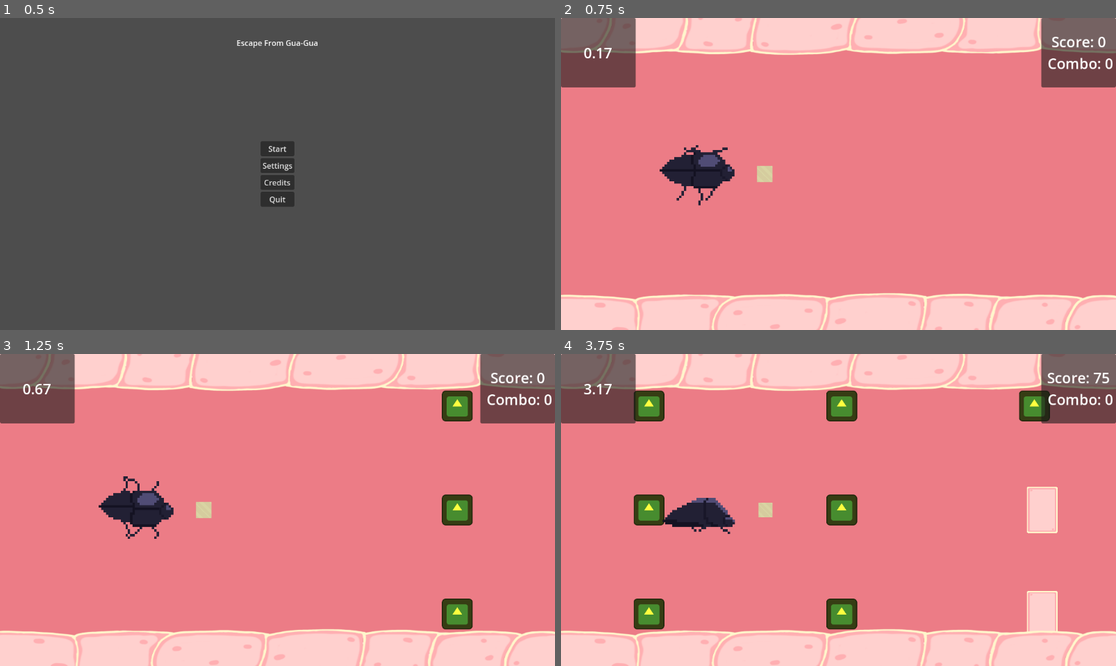
Above: before the commit, frames 1-4 (two rows, left to right).
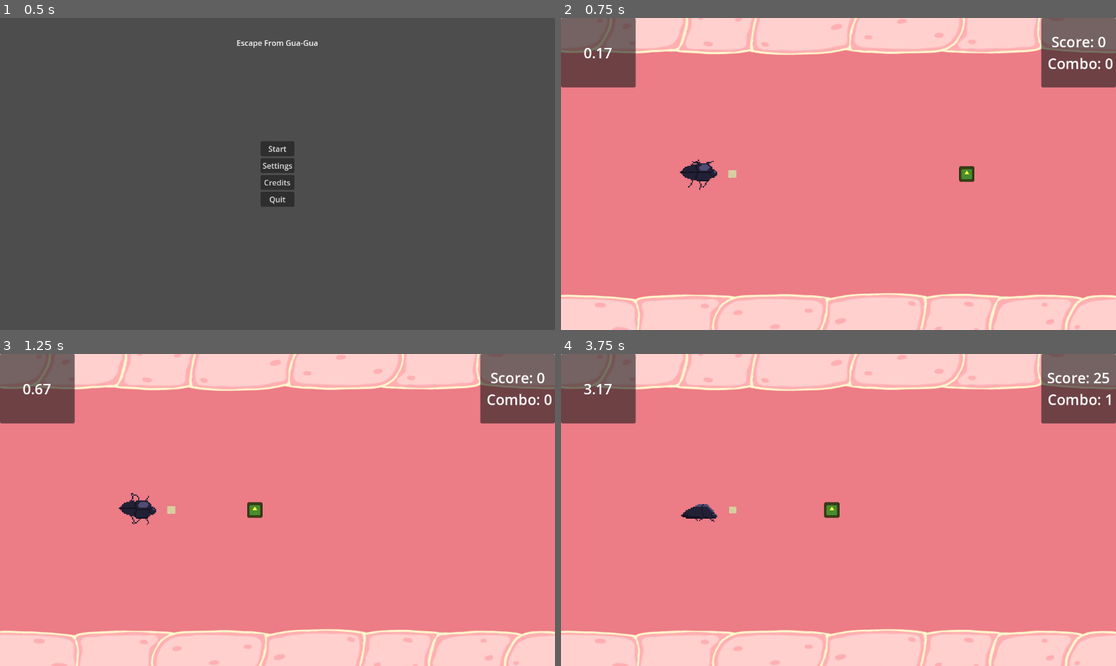
Above: after the commit, the same moments.

Repository: milnej/EscapeFromFrog
Game: Godot game, scene res://Scene/menu.tscn
Two runs of this game, one before a commit and one after it. Both use one fixed random seed, a clock stepped at 60 frames per second and the inputs below. The engine's default icon, where the game draws it, is replaced by a stand-in: a white triangle on a blue panel in a dark square.
Inputs:
- Up to frame 1 (0.5 s): no input
- Up to frame 2 (0.75 s): click "Start" at 0.5 s
- Up to frame 3 (1.25 s): no input
- Up to frame 4 (3.75 s): hold L (note_right) 1.28-2.03 s; tap Space (beetle_attack) every 0.75 s from 1.35 to 3.6 s; hold S (beetle_down) 2.03-2.78 s; hold L (note_right) 2.78-3.53 s; hold W (beetle_up) from 3.53 s (still down)

Frame 1 is identical in both runs. In frame 2, 1.3% of the frame differs, in the area x 17-91%, y 40-98%; in frame 3, 3.0%; in frame 4, 6.4%, in the area x 13-100%, y 6-98%.

Commit message:
beatmap is now timed off of audio stream instead of frame process

Diff:
--- a/Scene/acid.tscn
+++ b/Scene/acid.tscn
@@ -1,65 +1,39 @@
-[gd_scene load_steps=9 format=3 uid="uid://cgfrkai27nid3"]
+[gd_scene load_steps=6 format=3 uid="uid://cgfrkai27nid3"]
 
 [ext_resource type="Script" path="res://Scripts/acid.gd" id="1_rx3qk"]
-[ext_resource type="Texture2D" uid="uid://crl0qok4kgrnh" path="res://Resources/Sprites/acid_spritesheet.png" id="2_ei2wn"]
-
-[sub_resource type="AtlasTexture" id="AtlasTexture_27a3m"]
-atlas = ExtResource("2_ei2wn")
-region = Rect2(0, 0, 64, 64)
-
-[sub_resource type="AtlasTexture" id="AtlasTexture_y74wl"]
-atlas = ExtResource("2_ei2wn")
-region = Rect2(64, 0, 64, 64)
-
-[sub_resource type="AtlasTexture" id="AtlasTexture_ycphs"]
-atlas = ExtResource("2_ei2wn")
-region = Rect2(128, 0, 64, 64)
-
-[sub_resource type="AtlasTexture" id="AtlasTexture_fgw08"]
-atlas = ExtResource("2_ei2wn")
-region = Rect2(192, 0, 64, 64)
-
-[sub_resource type="SpriteFrames" id="SpriteFrames_ixium"]
-animations = [{
-"frames": [{
-"duration": 1.0,
-"texture": SubResource("AtlasTexture_27a3m")
-}, {
-"duration": 1.0,
-"texture": SubResource("AtlasTexture_y74wl")
-}, {
-"duration": 1.0,
-"texture": SubResource("AtlasTexture_ycphs")
-}, {
-"duration": 1.0,
-"texture": SubResource("AtlasTexture_fgw08")
-}],
-"loop": true,
-"name": &"default",
-"speed": 5.0
-}]
+[ext_resource type="Texture2D" uid="uid://bpmmbsww0mksg" path="res://Resources/Sprites/acidbubble.png" id="2_40raq"]
 
 [sub_resource type="RectangleShape2D" id="RectangleShape2D_yf74h"]
-size = Vector2(128, 128)
+size = Vector2(96, 64)
+
+[sub_resource type="RectangleShape2D" id="RectangleShape2D_1y4hh"]
+size = Vector2(384, 192)
+
+[sub_resource type="RectangleShape2D" id="RectangleShape2D_dgiao"]
+size = Vector2(128, 64)
 
 [node name="Note2" type="Node2D"]
 script = ExtResource("1_rx3qk")
 points_value = 0
 
-[node name="AnimatedSprite2D" type="AnimatedSprite2D" parent="."]
+[node name="Sprite2D" type="Sprite2D" parent="."]
+modulate = Color(0, 1, 0, 1)
 texture_filter = 1
-scale = Vector2(1.84375, 1.84375)
-sprite_frames = SubResource("SpriteFrames_ixium")
-autoplay = "default"
-frame_progress = 0.890647
-speed_scale = 0.8
+texture = ExtResource("2_40raq")
 
-[node name="Area2D" type="Area2D" parent="AnimatedSprite2D"]
+[node name="Area2D" type="Area2D" parent="Sprite2D"]
 collision_layer = 2
 
-[node name="CollisionShape2D" type="CollisionShape2D" parent="AnimatedSprite2D/Area2D"]
+[node name="Perfect" type="CollisionShape2D" parent="Sprite2D/Area2D"]
 scale = Vector2(0.5, 0.5)
 shape = SubResource("RectangleShape2D_yf74h")
 
-[connection signal="area_entered" from="AnimatedSprite2D/Area2D" to="." method="_on_area_2d_area_entered"]
-[connection signal="area_exited" from="AnimatedSprite2D/Area2D" to="." method="_on_area_2d_area_exited"]
+[node name="Nice" type="CollisionShape2D" parent="Sprite2D/Area2D"]
+scale = Vector2(0.25, 0.25)
+shape = SubResource("RectangleShape2D_1y4hh")
+
+[node name="Okay" type="CollisionShape2D" parent="Sprite2D/Area2D"]
+shape = SubResource("RectangleShape2D_dgiao")
+
+[connection signal="area_entered" from="Sprite2D/Area2D" to="." method="_on_area_2d_area_entered"]
+[connection signal="area_exited" from="Sprite2D/Area2D" to="." method="_on_area_2d_area_exited"]
--- a/beetle.tscn
+++ b/Scene/beetle.tscn
@@ -1,6 +1,6 @@
 [gd_scene load_steps=6 format=3 uid="uid://bnsw6alv42ln3"]
 
-[ext_resource type="Script" path="res://Scene/Beetle.gd" id="1_ioo8f"]
+[ext_resource type="Script" path="res://Scripts/Beetle.gd" id="1_ioo8f"]
 [ext_resource type="Texture2D" uid="uid://c2agobqvkvly2" path="res://Resources/Sprites/Blue.png" id="2_klk8e"]
 [ext_resource type="Texture2D" uid="uid://bro6wr6ndejh7" path="res://Resources/Background/Yellow.png" id="3_h04vd"]
 
@@ -28,7 +28,6 @@
 
 [node name="CollisionShape2D" type="CollisionShape2D" parent="HurtBox"]
 position = Vector2(27, 0)
-scale = Vector2(1, 1)
 shape = SubResource("RectangleShape2D_eu4gk")
 
 [node name="Sprite2D" type="Sprite2D" parent="HurtBox/CollisionShape2D"]
--- a/Scene/beetle_trapped.tscn
+++ b/Scene/beetle_trapped.tscn
@@ -1,26 +1,39 @@
-[gd_scene load_steps=4 format=3 uid="uid://ge7urkjs6jv7"]
+[gd_scene load_steps=6 format=3 uid="uid://bpqdwakl4j5m1"]
 
 [ext_resource type="Script" path="res://Scripts/unbreakable_flesh.gd" id="1_q5tcs"]
-[ext_resource type="Texture2D" uid="uid://mia6c7q5fh12" path="res://Resources/Sprites/trapped_beetle.png" id="2_rqiyy"]
+[ext_resource type="Texture2D" uid="uid://bs6r4ygmfwj0x" path="res://icon.svg" id="2_xxukw"]
 
-[sub_resource type="RectangleShape2D" id="RectangleShape2D_yf74h"]
-size = Vector2(128, 128)
+[sub_resource type="RectangleShape2D" id="RectangleShape2D_hf2fx"]
+size = Vector2(96, 64)
+
+[sub_resource type="RectangleShape2D" id="RectangleShape2D_buwt3"]
+size = Vector2(384, 192)
+
+[sub_resource type="RectangleShape2D" id="RectangleShape2D_j0srf"]
+size = Vector2(128, 64)
 
 [node name="Note2" type="Node2D"]
 script = ExtResource("1_q5tcs")
 
-[node name="Area2D" type="Area2D" parent="."]
+[node name="Sprite2D" type="Sprite2D" parent="."]
+modulate = Color(1, 1, 0.247059, 1)
 position = Vector2(-32, 0)
 scale = Vector2(0.5, 0.5)
+texture = ExtResource("2_xxukw")
+
+[node name="Area2D" type="Area2D" parent="Sprite2D"]
 collision_layer = 2
 
-[node name="CollisionShape2D" type="CollisionShape2D" parent="Area2D"]
-shape = SubResource("RectangleShape2D_yf74h")
+[node name="Perfect" type="CollisionShape2D" parent="Sprite2D/Area2D"]
+scale = Vector2(0.5, 0.5)
+shape = SubResource("RectangleShape2D_hf2fx")
 
-[node name="Sprite2D" type="Sprite2D" parent="."]
-modulate = Color(1, 1, 0.247059, 1)
-position = Vector2(-32, 9.53674e-07)
-texture = ExtResource("2_rqiyy")
+[node name="Nice" type="CollisionShape2D" parent="Sprite2D/Area2D"]
+scale = Vector2(0.25, 0.25)
+shape = SubResource("RectangleShape2D_buwt3")
 
-[connection signal="area_entered" from="Area2D" to="." method="_on_area_2d_area_entered"]
-[connection signal="area_exited" from="Area2D" to="." method="_on_area_2d_area_exited"]
+[node name="Okay" type="CollisionShape2D" parent="Sprite2D/Area2D"]
+shape = SubResource("RectangleShape2D_j0srf")
+
+[connection signal="area_entered" from="Sprite2D/Area2D" to="." method="_on_area_2d_area_entered"]
+[connection signal="area_exited" from="Sprite2D/Area2D" to="." method="_on_area_2d_area_exited"]
--- a/game.tscn
+++ b/Scene/game.tscn
@@ -1,8 +1,8 @@
 [gd_scene load_steps=4 format=3 uid="uid://d8ki8ithukm8"]
 
-[ext_resource type="PackedScene" uid="uid://be3odupd3c40n" path="res://road.tscn" id="1_g0fle"]
-[ext_resource type="AudioStream" uid="uid://dscgekfsiivcj" path="res://Resources/Music/198bpm_4-4_GwaGwasSillyLittleStomach_ForReallyRealThisTimeTM.wav" id="3_iyhct"]
-[ext_resource type="Script" path="res://Manager.gd" id="4_b4uh3"]
+[ext_resource type="PackedScene" uid="uid://be3odupd3c40n" path="res://Scene/road.tscn" id="1_g0fle"]
+[ext_resource type="AudioStream" uid="uid://dscgekfsiivcj" path="res://Resources/Music/198bpm_91M4-4_GwaGwasSillyLittleStomach_ForReallyRealThisTimeTM.wav" id="3_iyhct"]
+[ext_resource type="Script" path="res://Scripts/Manager.gd" id="4_b4uh3"]
 
 [node name="Game" type="Node2D"]
 
--- a/Scene/guts.tscn
+++ b/Scene/guts.tscn
@@ -1,18 +1,17 @@
-[gd_scene load_steps=35 format=3 uid="uid://dm4fl00uijsbt"]
-
-[ext_resource type="PackedScene" path="res://guts_manager.tscn" id="1_hg52k"]
-[ext_resource type="PackedScene" uid="uid://be3odupd3c40n" path="res://road.tscn" id="2_b2kmn"]
+[gd_scene load_steps=34 format=3 uid="uid://dm4fl00uijsbt"]
+
+[ext_resource type="PackedScene" uid="uid://bgttcuwen5s12" path="res://Scene/guts_manager.tscn" id="1_hg52k"]
+[ext_resource type="PackedScene" uid="uid://be3odupd3c40n" path="res://Scene/road.tscn" id="2_b2kmn"]
 [ext_resource type="Texture2D" uid="uid://c2agobqvkvly2" path="res://Resources/Sprites/Blue.png" id="2_m43vk"]
-[ext_resource type="Script" path="res://Scene/Beetle.gd" id="2_vfcls"]
+[ext_resource type="Script" path="res://Scripts/Beetle.gd" id="2_vfcls"]
 [ext_resource type="Texture2D" uid="uid://0awxgmypcl67" path="res://Resources/Sprites/beetle_run.png" id="3_rg1yr"]
 [ext_resource type="Texture2D" uid="uid://bro6wr6ndejh7" path="res://Resources/Background/Yellow.png" id="4_cygtt"]
 [ext_resource type="Texture2D" uid="uid://dpwopr0ax5tg7" path="res://Resources/Animations/beetle_attack.png" id="4_oc8cn"]
 [ext_resource type="Texture2D" uid="uid://dcewyxro0t48i" path="res://Resources/Animations/beetle_back_wall_walk.png" id="5_ix82o"]
-[ext_resource type="Script" path="res://Scene/BeetleNotePicker.gd" id="6_rirdj"]
-[ext_resource type="AudioStream" uid="uid://dscgekfsiivcj" path="res://Resources/Music/198bpm_4-4_GwaGwasSillyLittleStomach_ForReallyRealThisTimeTM.wav" id="8_2ks02"]
+[ext_resource type="Script" path="res://Scripts/BeetleNotePicker.gd" id="6_rirdj"]
 [ext_resource type="Texture2D" uid="uid://c60nxtpbnxm0r" path="res://Resources/Background/top_bottom.png" id="9_2fyvu"]
 [ext_resource type="AudioStream" uid="uid://vkqh2wssp7cw" path="res://Resources/Sound Effects/SCJ24Frog_SFX_Note Collection.wav" id="10_h6cyb"]
-[ext_resource type="Script" path="res://Scene/NoteCollectionPlayer.gd" id="11_wqek8"]
+[ext_resource type="Script" path="res://Scripts/NoteCollectionPlayer.gd" id="11_wqek8"]
 
 [sub_resource type="AtlasTexture" id="AtlasTexture_gttr6"]
 atlas = ExtResource("4_oc8cn")
@@ -244,7 +243,6 @@
 
 [node name="HurtBoxCollider" type="CollisionShape2D" parent="Beetle/BeetleNotePicker/HurtBox"]
 position = Vector2(27, 0)
-scale = Vector2(1, 1)
 shape = SubResource("RectangleShape2D_xnirx")
 
 [node name="Sprite2D" type="Sprite2D" parent="Beetle/BeetleNotePicker/HurtBox/HurtBoxCollider"]
@@ -256,18 +254,12 @@
 [node name="Background" type="Sprite2D" parent="."]
 unique_name_in_owner = true
 z_as_relative = false
-position = Vector2(575.2, 324)
-scale = Vector2(1.12656, 0.84375)
+position = Vector2(-0.399944, -7.99994)
+scale = Vector2(2.25078, 1.6875)
 texture = ExtResource("9_2fyvu")
 
 [node name="Camera2D" type="Camera2D" parent="."]
-scale = Vector2(1.54995, 3.13191)
-
-[node name="MusicPlayer" type="AudioStreamPlayer" parent="."]
-stream = ExtResource("8_2ks02")
-volume_db = -6.0
-autoplay = true
-bus = &"Music"
+zoom = Vector2(0.5, 0.5)
 
 [node name="SFXPlayer" type="AudioStreamPlayer" parent="."]
 stream = ExtResource("10_h6cyb")
--- a/guts_manager.tscn
+++ b/Scene/guts_manager.tscn
@@ -1,6 +1,6 @@
 [gd_scene load_steps=2 format=3 uid="uid://bgttcuwen5s12"]
 
-[ext_resource type="Script" path="res://GutsManager.gd" id="1_etpkb"]
+[ext_resource type="Script" path="res://Scripts/GutsManager.gd" id="1_etpkb"]
 
 [node name="GutsManager" type="Node"]
 script = ExtResource("1_etpkb")
--- a/road.tscn
+++ b/Scene/road.tscn
@@ -1,8 +1,9 @@
-[gd_scene load_steps=4 format=3 uid="uid://be3odupd3c40n"]
+[gd_scene load_steps=5 format=3 uid="uid://be3odupd3c40n"]
 
-[ext_resource type="Script" path="res://road.gd" id="1_6cq6f"]
-[ext_resource type="PackedScene" uid="uid://clg447qeer1wv" path="res://note_picker.tscn" id="2_01g0b"]
+[ext_resource type="Script" path="res://Scripts/road.gd" id="1_6cq6f"]
+[ext_resource type="PackedScene" uid="uid://clg447qeer1wv" path="res://Scene/note_picker.tscn" id="2_01g0b"]
 [ext_resource type="Texture2D" uid="uid://cx6s8571167nb" path="res://Resources/Sprites/barrier.png" id="2_h0bfu"]
+[ext_resource type="AudioStream" uid="uid://dscgekfsiivcj" path="res://Resources/Music/198bpm_91M4-4_GwaGwasSillyLittleStomach_ForReallyRealThisTimeTM.wav" id="4_kc6k5"]
 
 [node name="Road" type="Node2D"]
 script = ExtResource("1_6cq6f")
@@ -15,12 +16,12 @@
 texture = ExtResource("2_h0bfu")
 
 [node name="NotePickerLeft" parent="." instance=ExtResource("2_01g0b")]
-position = Vector2(-96, 104)
+position = Vector2(-159, 104)
 metadata/_edit_group_ = true
 
 [node name="NotePickerMiddle" parent="." instance=ExtResource("2_01g0b")]
 modulate = Color(0.25098, 1, 1, 1)
-position = Vector2(-96, 288)
+position = Vector2(-159, 288)
 note_number = 1
 metadata/_edit_group_ = true
 
@@ -28,7 +29,7 @@
 modulate = Color(0.121569, 0.494118, 0.501961, 1)
 
 [node name="NotePickerRight" parent="." instance=ExtResource("2_01g0b")]
-position = Vector2(-97, 479)
+position = Vector2(-160, 479)
 scale = Vector2(1.00296, 1.02475)
 note_number = 2
 metadata/_edit_group_ = true
@@ -39,6 +40,9 @@
 [node name="NoteConductor" type="Node2D" parent="."]
 position = Vector2(864, 288)
 
+[node name="AudioStreamPlayer" type="AudioStreamPlayer" parent="."]
+stream = ExtResource("4_kc6k5")
+
 [editable path="NotePickerLeft"]
 [editable path="NotePickerMiddle"]
 [editable path="NotePickerRight"]
--- a/Scene/settings.tscn
+++ b/Scene/settings.tscn
@@ -1,6 +1,6 @@
 [gd_scene load_steps=2 format=3 uid="uid://couokif385oo0"]
 
-[ext_resource type="Script" path="res://Scene/volume_settings.gd" id="1_jwoqu"]
+[ext_resource type="Script" path="res://Scripts/volume_settings.gd" id="1_gmxfm"]
 
 [node name="Settings" type="Control" node_paths=PackedStringArray("master_slider", "music_slider", "sfx_slider")]
 layout_mode = 3
@@ -9,7 +9,7 @@
 anchor_bottom = 1.0
 grow_horizontal = 2
 grow_vertical = 2
-script = ExtResource("1_jwoqu")
+script = ExtResource("1_gmxfm")
 master_slider = NodePath("VBoxContainer/MasterSlider")
 music_slider = NodePath("VBoxContainer/MusicSlider")
 sfx_slider = NodePath("VBoxContainer/SFXSlider")
--- a/GutsManager.gd
+++ b/Scripts/GutsManager.gd
@@ -13,7 +13,7 @@
 
 func _ready() -> void:
 	var cam_center = camera_2d.get_screen_center_position()
-	var horizontal_position = cam_center.x - get_viewport().size.x/4
+	var horizontal_position = cam_center.x - (get_viewport().size.x/4 * 2)
 	var vertical_position_increments = get_viewport().size.y/3
 	GlobalVars.vertical_position_increments = vertical_position_increments
 	GlobalVars.top_beetle_pos = Vector2(horizontal_position, cam_center.y - vertical_position_increments)
@@ -23,7 +23,7 @@
 	var middle_beetle_hurtbox_desired_position = GlobalVars.middle_beetle_pos + beetle_hurtbox_offset
 	var middle_note_picker_position := road.find_child("NotePickerMiddle").global_position as Vector2
 	var reposition_vector = middle_beetle_hurtbox_desired_position - middle_note_picker_position
-	road.global_position += reposition_vector
+	road.global_position += reposition_vector + Vector2(80, 0)
 	background.position = camera_2d.position
 	for child in road.get_children():
 		if child is Note_Picker:
--- a/road.gd
+++ b/Scripts/road.gd
@@ -1,16 +1,20 @@
 extends Node2D
 
 @onready var note_conductor = $NoteConductor
-var note_scene = preload("res://note.tscn")
+var note_scene = preload("res://Scene/note.tscn")
 var breakable_flesh = preload("res://Scene/breakable_flesh.tscn")
 var unbreakable_flesh = preload("res://Scene/unbreakable_flesh.tscn")
 var acid = preload("res://Scene/acid.tscn")
 var beetle_trapped = preload("res://Scene/beetle_trapped.tscn")
 
 var row_count = 0
-var beat_map_file_name = "res://BeatMaps/beatMap1.txt"
+var beat_map_file_name = "res://BeatMaps/easy.txt"
 var note_move_speed
 var bpm
+
+var time_begin
+var time_delay
+var time_last_frame = 0
 
 const DIST_BETWEEN_NOTES = 400
 
@@ -34,6 +38,9 @@
 	note_move_speed = note_length/beat_in_seconds
 
 func _ready():
+	time_begin = Time.get_ticks_usec()
+	time_delay = AudioServer.get_time_to_next_mix() + AudioServer.get_output_latency()
+	$AudioStreamPlayer.play()
 
 	var beat_map = parse_beat_map(beat_map_file_name)
 
@@ -43,7 +50,19 @@
 		add_row(beat_map[i])
 
 func _process(delta):
-	note_conductor.position += Vector2(-note_move_speed*delta, 0)
+	# Obtain from ticks.
+	var current_songtime = (Time.get_ticks_usec() - time_begin) / 1000000.0
+	# Compensate for latency.
+	current_songtime -= time_delay
+	# May be below 0 (did not begin yet).
+	current_songtime = max(0, current_songtime)
+	#print("Time is: ", time)
+
+	var delta_songtime = time_last_frame - current_songtime
+
+	note_conductor.position += Vector2(-note_move_speed * -delta_songtime, 0)
+
+	time_last_frame = current_songtime
 
 func add_row(row):
 	for i in range(len(row)):
--- a/project.godot
+++ b/project.godot
@@ -17,9 +17,9 @@
 
 [autoload]
 
-SignalBus="*res://signal_bus.gd"
+SignalBus="*res://Scripts/signal_bus.gd"
 Leaderboard="*res://Scripts/leaderboard.gd"
-GlobalVars="*res://global_vars.gd"
+GlobalVars="*res://Scripts/global_vars.gd"
 
 [input]
 
Not shown, added: BeatMaps/easy.txt
Not shown, removed: Resources/Music/198bpm_4-4_GwaGwasSillyLittleStomach_ForReallyRealThisTimeTM.wav.import
Not shown, added: Resources/Music/198bpm_91M4-4_GwaGwasSillyLittleStomach_ForReallyRealThisTimeTM.wav.import
Renamed: leaderboard.tscn -> Scene/leaderboard.tscn
Renamed: note.tscn -> Scene/note.tscn
Renamed: note_picker.tscn -> Scene/note_picker.tscn
Renamed: ui_leaderboard.tscn -> Scene/ui_leaderboard.tscn
Renamed: Scene/Beetle.gd -> Scripts/Beetle.gd
Renamed: Scene/BeetleNotePicker.gd -> Scripts/BeetleNotePicker.gd
Renamed: Manager.gd -> Scripts/Manager.gd
Renamed: Scene/NoteCollectionPlayer.gd -> Scripts/NoteCollectionPlayer.gd
Renamed: Scene/Top.gd -> Scripts/Top.gd
(and 4 more such lines)
